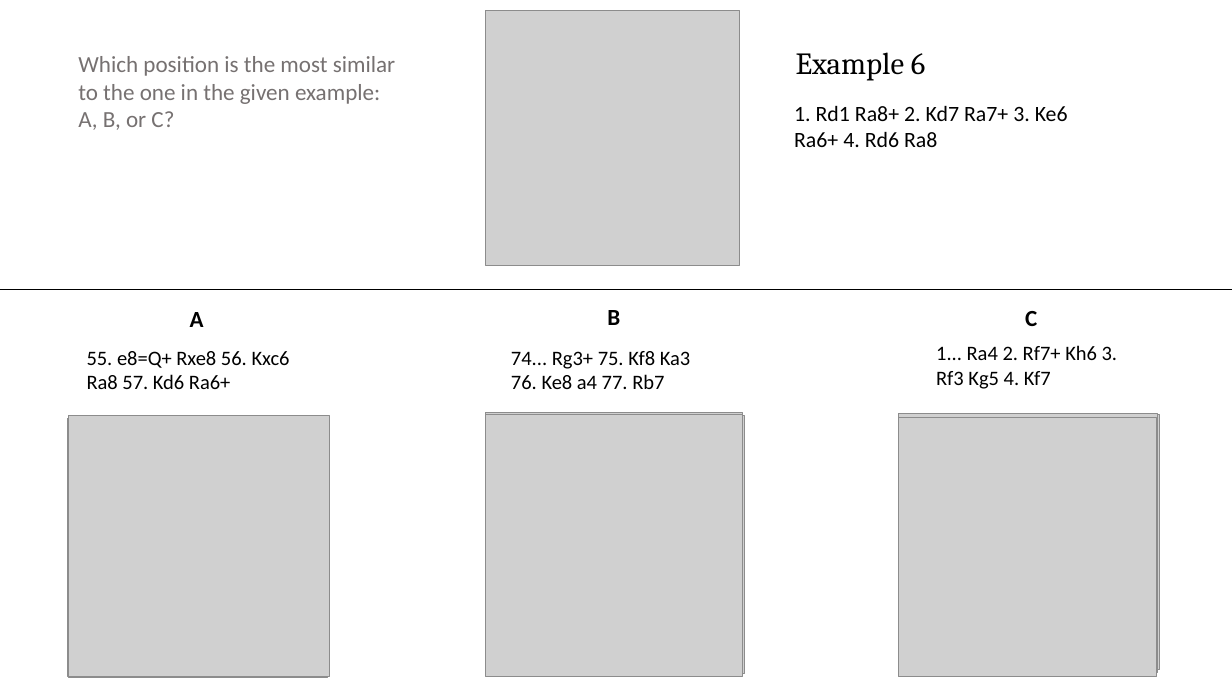
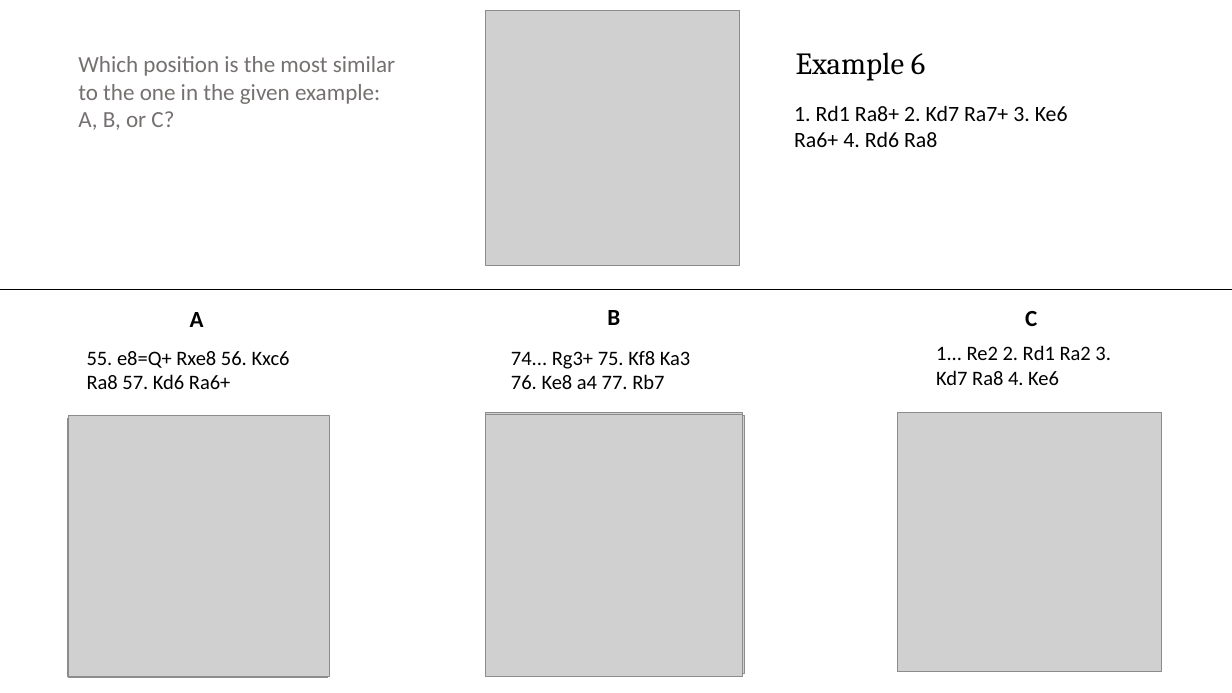
Before and after one commit to zigamedved/ziga-chess, a slide deck: slide 7 of results/Similar_Rook_Endgames.pptx. Drawn at 1232x693 pixels with LibreOffice and Linux fonts; fonts in the diff are those of the drawing; grey boxes stand for pictures. Boxes give left, top, right and bottom in pixels: in the first picture for what was removed or moved away, otherwise in the second. Text is boxed around its words. In the diff, an @@ line names an element or a change of style, - is before the commit and + after.

```diff
--- a/results/Similar_Rook_Endgames.pptx
+++ b/results/Similar_Rook_Endgames.pptx
@@ text at box(936, 345, 1111, 385): text changed @@
-1... Ra4 2. Rf7+ Kh6 3. Rf3 Kg5 4. Kf7
+1... Re2 2. Rd1 Ra2 3. Kd7 Ra8 4. Ke6
@@ picture: place and size @@
-picture at box(898, 414, 1158, 673)
+picture at box(897, 413, 1162, 672)
@@ picture removed at box(898, 414, 1157, 670) @@
@@ picture removed at box(898, 416, 1155, 673) @@
@@ picture removed at box(898, 418, 1157, 677) @@
@@ picture removed at box(904, 419, 1159, 669) @@
```
Also in this commit, not shown: 2 other slides changed, 1 other file.
